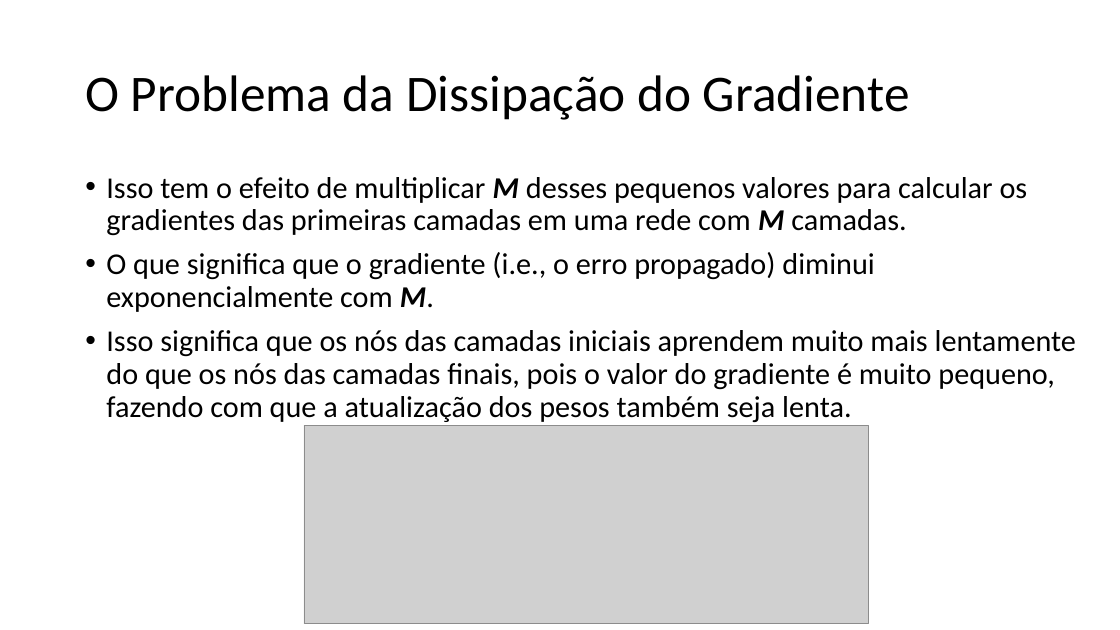
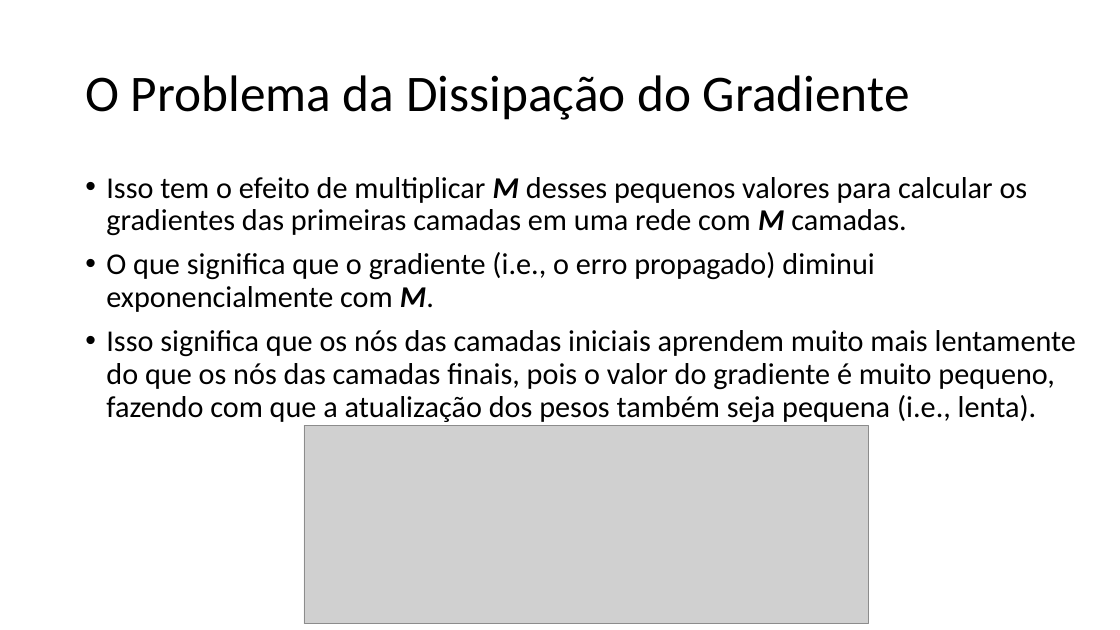
Before and after one commit to zz4fap/t320_aprendizado_de_maquina, a slide deck: slide 12 of slides/T320_Redes_Neurais_Artificiais (Parte II).pptx. Drawn at 1120x630 pixels with LibreOffice and Linux fonts; fonts in the diff are those of the drawing; grey boxes stand for pictures. Boxes give left, top, right and bottom in pixels: in the first picture for what was removed or moved away, otherwise in the second. Text is boxed around its words. In the diff, an @@ line names an element or a change of style, - is before the commit and + after.

```diff
--- a/slides/T320_Redes_Neurais_Artificiais (Parte II).pptx
+++ b/slides/T320_Redes_Neurais_Artificiais (Parte II).pptx
@@ text at <box>106,330,1076,422</box>: text changed @@
-• Isso significa que os nós das camadas iniciais aprendem muito mais lentamente do que os nós das camadas finais, pois o valor do gradiente é muito pequeno, fazendo com que a atualização dos pesos também seja lenta.
+• Isso significa que os nós das camadas iniciais aprendem muito mais lentamente do que os nós das camadas finais, pois o valor do gradiente é muito pequeno, fazendo com que a atualização dos pesos também seja pequena (i.e., lenta).
```
Also in this commit, not shown: 6 other slides changed, 3 other files.
